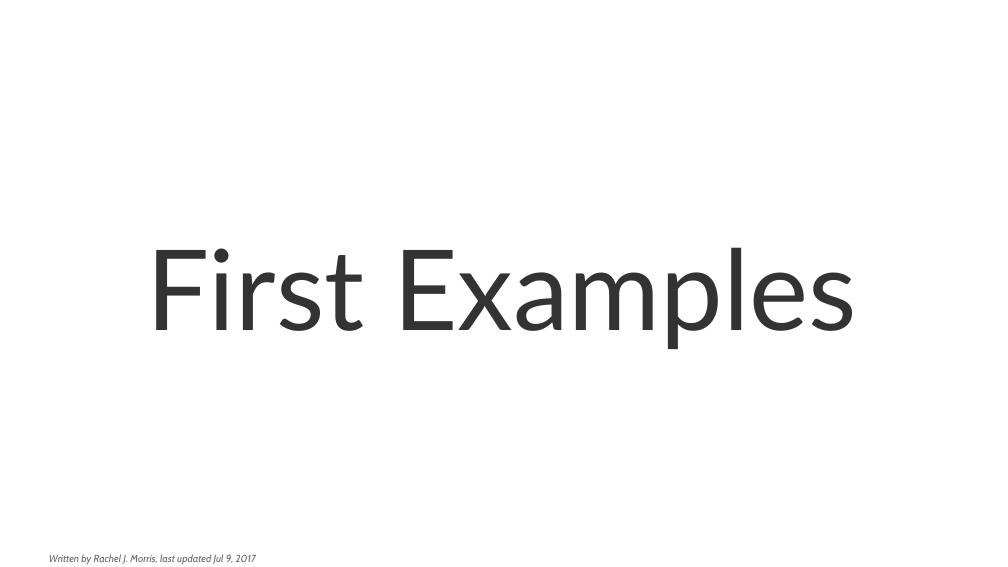
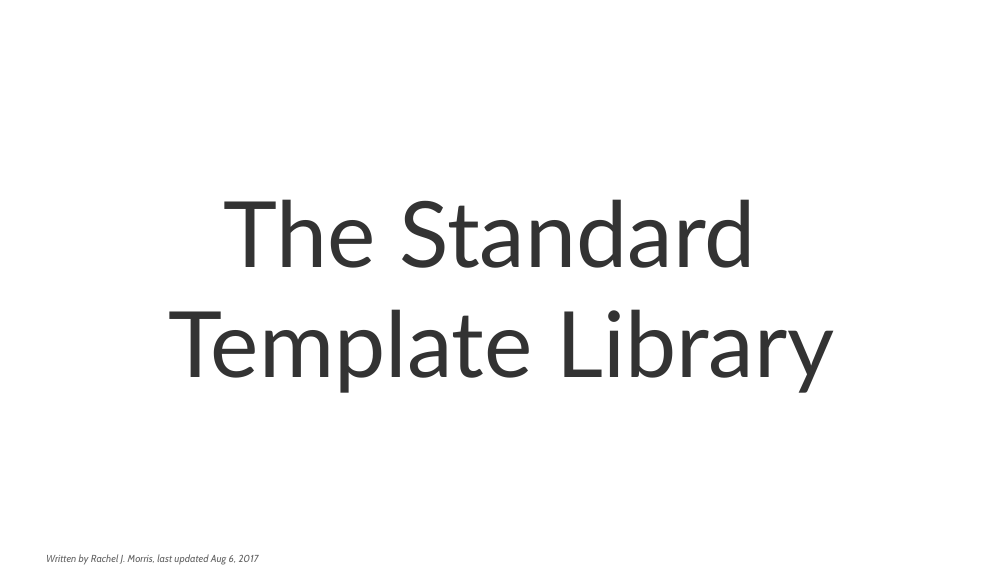
Before and after one commit to mariamhabib/CS250-Data-Structures, a slide deck: slide 1 of Lectures/1_Using_STL_structures.odp. Drawn at 1008x567 pixels with LibreOffice and Linux fonts; fonts in the diff are those of the drawing; background and template pictures are left out. Boxes give left, top, right and bottom in pixels: in the first picture for what was removed or moved away, otherwise in the second. Text is boxed around its words. In the diff, an @@ line names an element or a change of style, - is before the commit and + after.

```diff
--- a/Lectures/1_Using_STL_structures.odp
+++ b/Lectures/1_Using_STL_structures.odp
@@ title at [168, 199, 834, 393]: text changed; size 88 to 72 pt @@
-First Examples
+The Standard
+Template Library
@@ text at [46, 554, 259, 565]: text changed @@
-Written by Rachel J. Morris, last updated Jul 9, 2017
+Written by Rachel J. Morris, last updated Aug 6, 2017
```
Also in this commit, not shown: 55 slides added, 4 slides removed, 1 other file.
